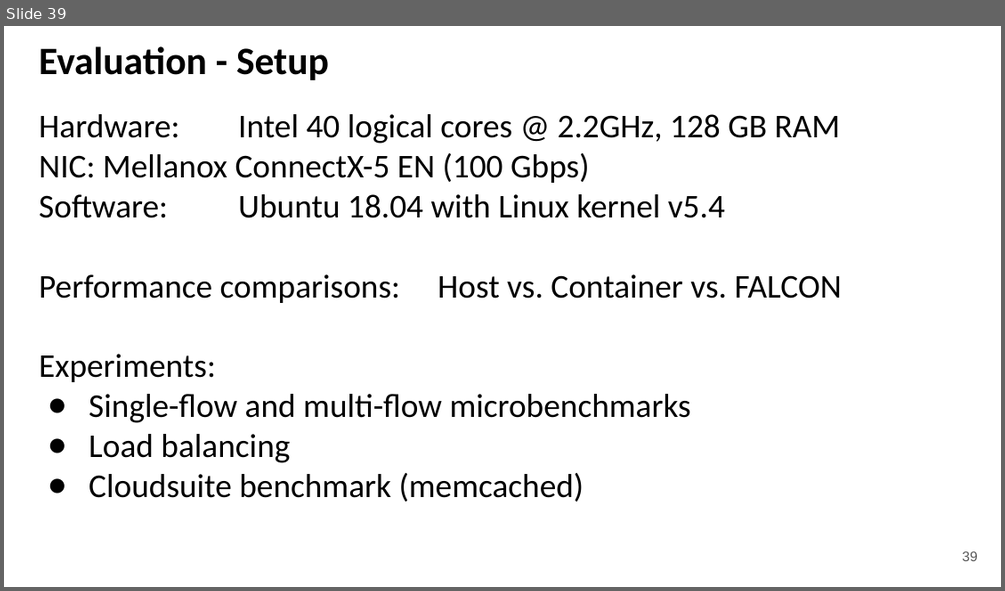
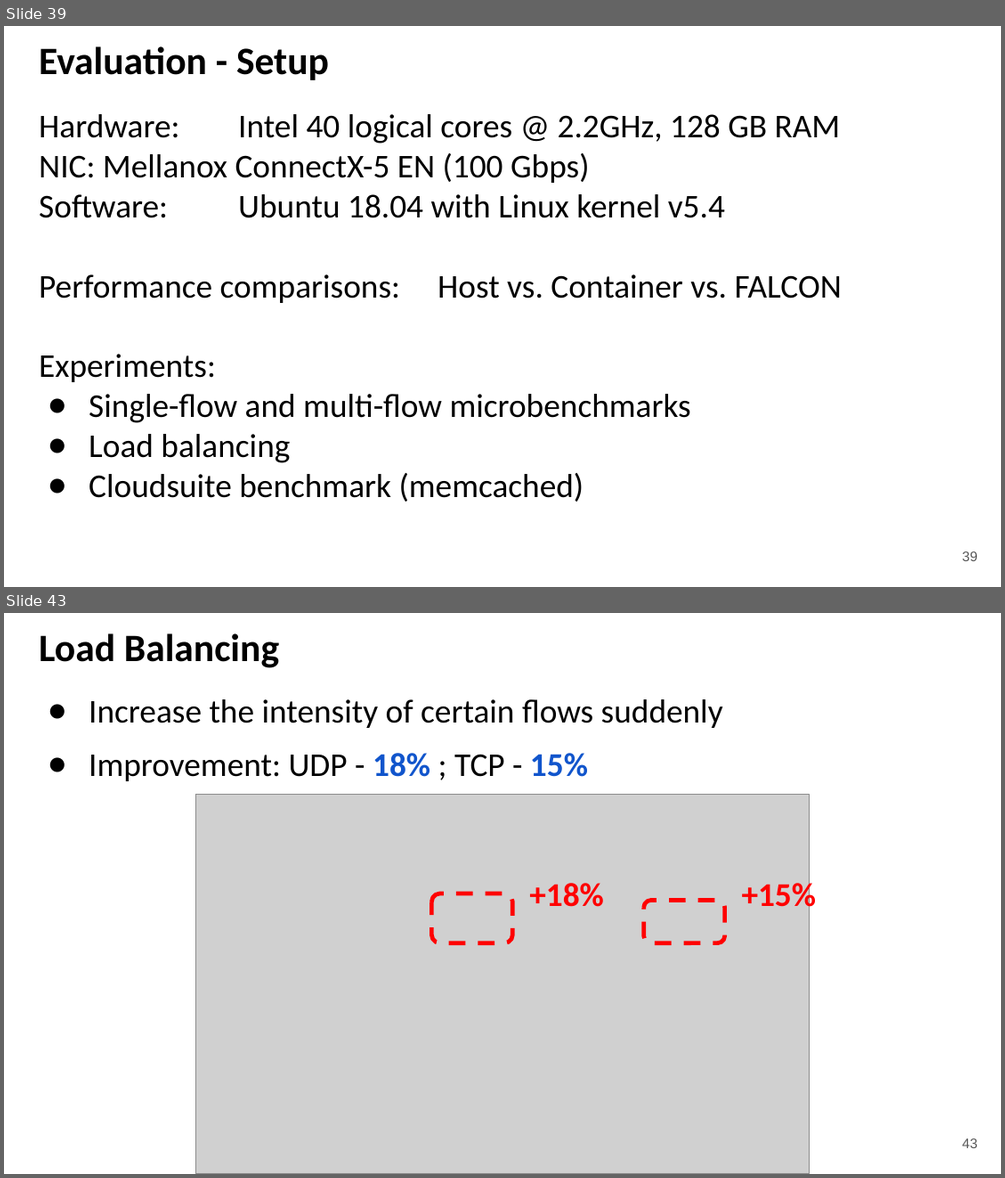
Before and after one commit to kevinsuo/kevinsuo.github.io, a slide deck: ksuo_homepage_files/eurosys21-slides.pptx. Shown one above the other, each under a label of ours: slide 39 before the commit, slides 39 and 43 after it; the slides between them are not shown. The pictures are 1005x591 and 1005x1178 pixels, drawn with LibreOffice and Linux fonts; fonts in the diff are those of the drawing; grey boxes stand for pictures. Boxes give left, top, right and bottom in pixels: in the first picture for what was removed or moved away, otherwise in the second. Text is boxed around its words. In the diff, an @@ line names an element or a change of style, - is before the commit and + after.

```diff
--- a/ksuo_homepage_files/eurosys21-slides.pptx
+++ b/ksuo_homepage_files/eurosys21-slides.pptx
@@ slide 43 added at (x1=4, y1=613, x2=1001, y2=1174), background #FFFFFF @@
@@ title added at (x1=39, y1=633, x2=279, y2=668), 28 pt, text #000000, bold @@
+Load Balancing
@@ text added at (x1=89, y1=699, x2=723, y2=781), 24 pt, text #000000 @@
+● Increase the intensity of certain flows suddenly
+● Improvement: UDP - 18% ; TCP - 15%
@@ picture added at (x1=195, y1=795, x2=809, y2=1173) @@
@@ text added at (x1=742, y1=878, x2=817, y2=915), 24 pt, text #FF0000, bold @@
++15%
@@ rounded rectangle added at (x1=431, y1=893, x2=512, y2=943), outline #FF0000 3 pt dashed @@
@@ text added at (x1=529, y1=883, x2=604, y2=907), 24 pt, text #FF0000, bold @@
++18%
@@ rounded rectangle added at (x1=644, y1=900, x2=725, y2=943), outline #FF0000 3 pt dashed @@
@@ page number added at (x1=962, y1=1138, x2=977, y2=1148), 10 pt, text #595959 @@
+43
```
Also in this commit, not shown: 26 slides changed, 3 other slides added, 17 slides removed, 1 other file.
